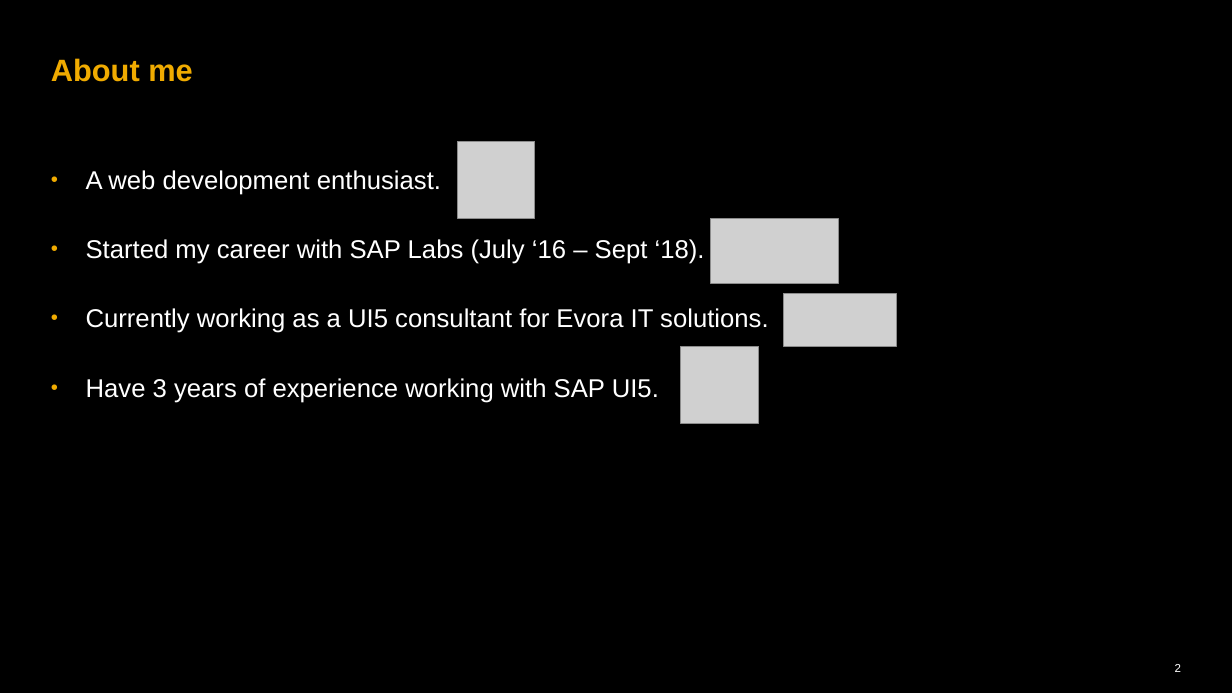
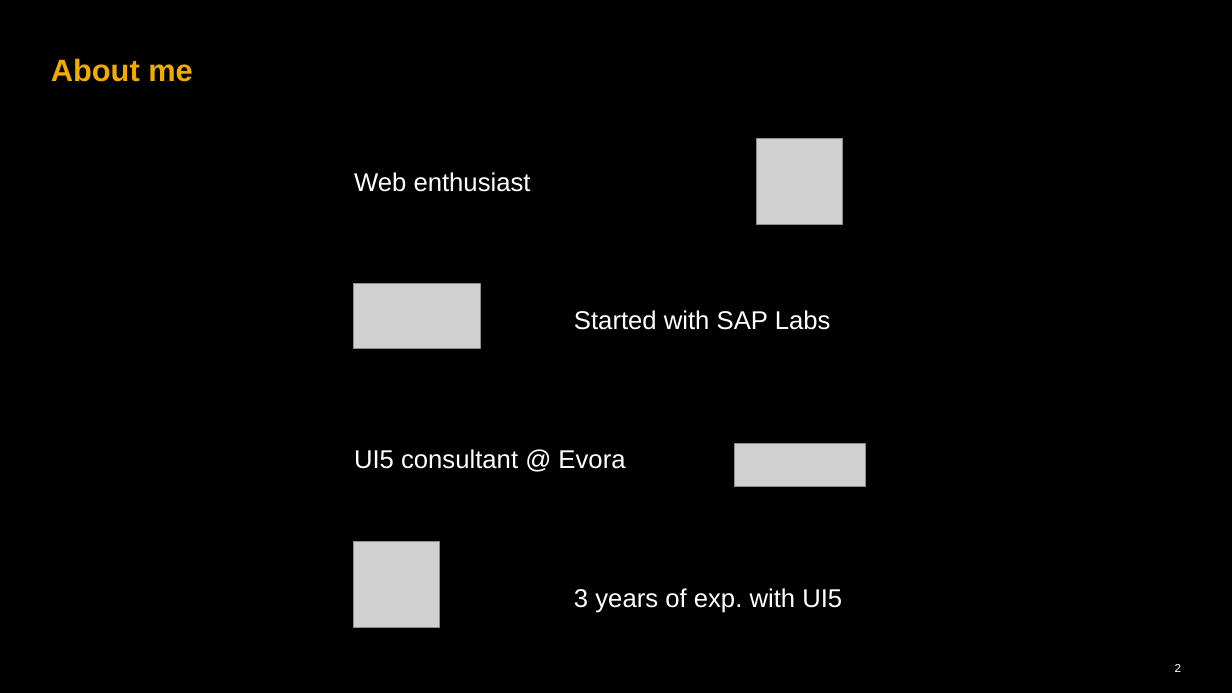
Before and after one commit to rishabh62/UI5con, a slide deck: slide 2 of UI5con.pptx. Drawn at 1232x693 pixels with LibreOffice and Linux fonts; fonts in the diff are those of the drawing; grey boxes stand for pictures. Boxes give left, top, right and bottom in pixels: in the first picture for what was removed or moved away, otherwise in the second. Text is boxed around its words. In the diff, an @@ line names an element or a change of style, - is before the commit and + after.

```diff
--- a/UI5con.pptx
+++ b/UI5con.pptx
@@ picture removed at bbox=[457, 141, 534, 218] @@
@@ picture added at bbox=[756, 139, 843, 225] @@
@@ text at bbox=[354, 172, 842, 613]: text changed @@
-• A web development enthusiast.
-• Started my career with SAP Labs (July ‘16 – Sept ‘18).
-• Currently working as a UI5 consultant for Evora IT solutions.
-• Have 3 years of experience working with SAP UI5.
+Web enthusiast
+Started with SAP Labs
+UI5 consultant @ Evora
+3 years of exp. with UI5
@@ picture: place and size @@
-picture at bbox=[711, 218, 839, 283]
+picture at bbox=[354, 284, 481, 348]
@@ picture removed at bbox=[783, 294, 896, 346] @@
@@ picture removed at bbox=[681, 346, 759, 423] @@
@@ picture added at bbox=[734, 443, 865, 487] @@
@@ picture added at bbox=[354, 541, 441, 628] @@
```
Also in this commit, not shown: 8 other slides changed, 4 slides added, 4 slides removed.
